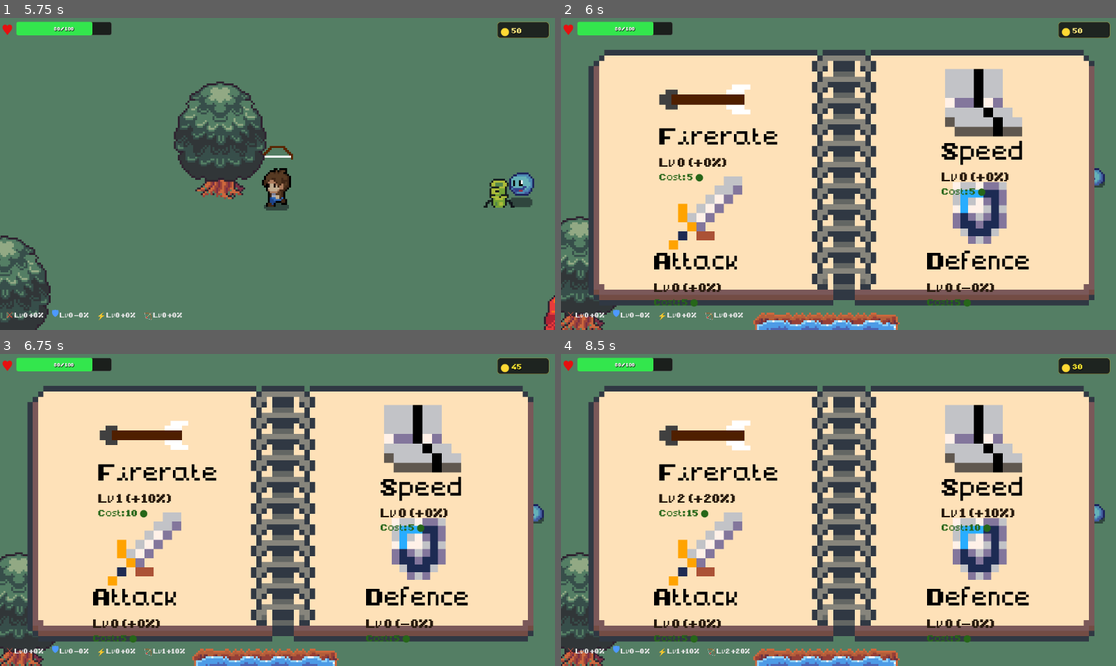
Above: before the commit, frames 1-4 (two rows, left to right).
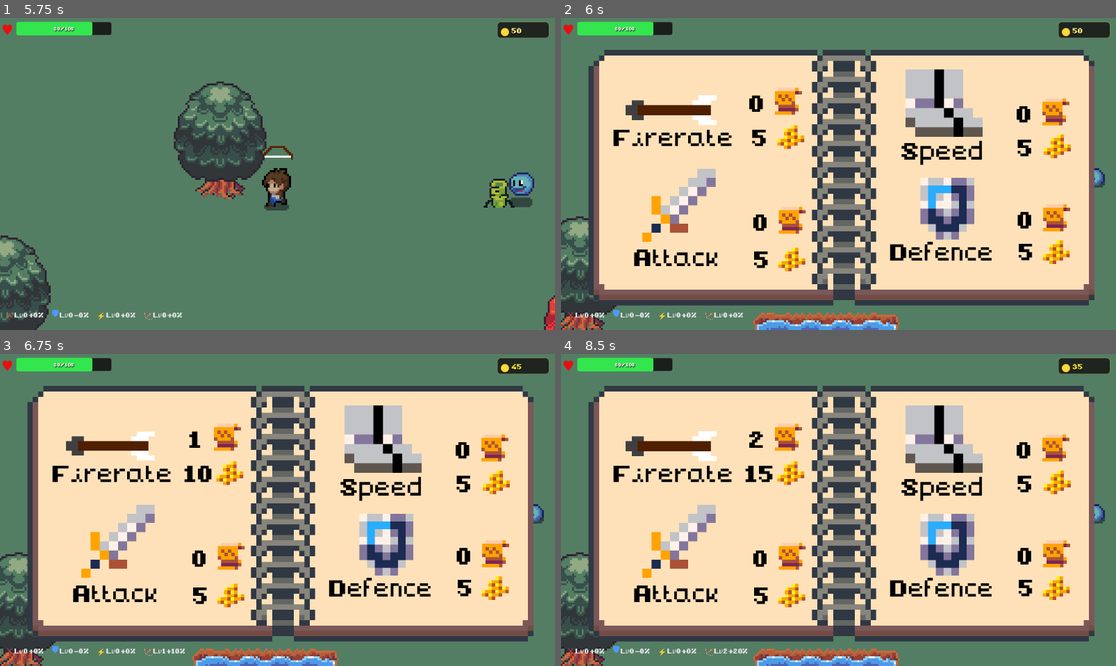
Above: after the commit, the same moments.

Repository: Alex1337F/INDAProject
Game: Godot game, scene res://scenes/class_select.tscn
The game is run twice, just before and just after one commit, with the same random seed, the same clock (stepped at 60 frames per second) and the same inputs.
Inputs (mouse positions are in pixels of both pictures, inside the frame that each line leads up to):
- Up to frame 1 (5.75 s): click "Archer" at 0.5 s; tap Enter at 1.25 s; move the mouse to (399, 158) at 1.27 s; hold D (walk-right) 1.28-2.03 s; hold Down (aim-down) 1.28-2.03 s; move the mouse to (166, 189) at 2.02 s; hold S (walk-backwards) 2.03-2.78 s; tap Left (aim-left) at 2.1 s; move the mouse to (333, 105) at 2.77 s; hold D (walk-right) 2.78-3.53 s; hold Right (aim-right) 2.78-3.53 s; move the mouse to (249, 236) at 3.52 s; hold W (walk-forward) 3.53-4.28 s; tap Up (aim-up) at 3.6 s; move the mouse to (444, 220) at 4.27 s; hold A (walk-left) from 4.28 s (still down); tap Shift (dash) at 4.35 s; move the mouse to (111, 127) at 5.02 s; tap P at 5.1 s
- Up to frame 2 (6 s): move the mouse to (866, 174) at 5.77 s; release A (walk-left) at 5.78 s; hold S (walk-backwards) from 5.78 s (still down); tap G at 5.85 s
- Up to frame 3 (6.75 s): release S (walk-backwards) at 6.5 s; click (144, 432) at 6.52 s
- Up to frame 4 (8.5 s): click (672, 441) at 7.27 s; click (982, 438) at 8.02 s

Frame 1 is identical in both runs. In frame 2, 16% of the frame differs, in the area x 9-92%, y 16-93%; in frame 3, 16%; in frame 4, 17%, in the area x 9-94%, y 3-97%.

Commit message:
Added icons and better labels to the upgrade-screen. Fixes #19

Diff:
--- a/scenes/Upgrades.tscn
+++ b/scenes/Upgrades.tscn
@@ -24,24 +24,22 @@
 metadata/_edit_lock_ = true
 
 [node name="FirerateIcon" type="Sprite2D" parent="." unique_id=43292032]
-position = Vector2(305, 158.99998)
+position = Vector2(235, 180.99998)
 scale = Vector2(12.609374, 10.359373)
 texture = ExtResource("2_hunyf")
 
 [node name="FirerateLabel" type="Label" parent="." unique_id=1575927015]
 layout_mode = 0
-offset_left = 204.0
-offset_top = 207.0
-offset_right = 405.73914
-offset_bottom = 323.0
+offset_left = 109.0
+offset_top = 210.0
+offset_right = 359.0
+offset_bottom = 326.0
 theme_override_colors/font_color = Color(0, 0, 0, 1)
 theme_override_font_sizes/font_size = 50
 text = "Firerate"
 
-[node name="Sprite2D3" type="Sprite2D" parent="." unique_id=1985836709]
-
-[node name="IronchestsRpgItemsPico8TransparentbgV1" type="Sprite2D" parent="." unique_id=1750308070]
-position = Vector2(877, 176)
+[node name="SpeedIcon" type="Sprite2D" parent="." unique_id=1750308070]
+position = Vector2(795, 177)
 scale = Vector2(20.035725, 20.035725)
 texture = ExtResource("3_hunyf")
 region_enabled = true
@@ -49,16 +47,16 @@
 
 [node name="SpeedLabel" type="Label" parent="." unique_id=887218827]
 layout_mode = 0
-offset_left = 790.0
+offset_left = 707.0
 offset_top = 238.0
-offset_right = 1040.0
+offset_right = 957.0
 offset_bottom = 354.0
 theme_override_colors/font_color = Color(0, 0, 0, 1)
 theme_override_font_sizes/font_size = 50
 text = "Speed"
 
 [node name="AttackIcon" type="Sprite2D" parent="." unique_id=2022359036]
-position = Vector2(300.00003, 405.00003)
+position = Vector2(245, 389.00003)
 scale = Vector2(19.000002, 19.000002)
 texture = ExtResource("3_hunyf")
 region_enabled = true
@@ -66,16 +64,16 @@
 
 [node name="AttackLabel" type="Label" parent="." unique_id=1578522837]
 layout_mode = 0
-offset_left = 193.0
-offset_top = 466.0
-offset_right = 560.0
-offset_bottom = 582.0
+offset_left = 152.0
+offset_top = 459.0
+offset_right = 519.0
+offset_bottom = 575.0
 theme_override_colors/font_color = Color(0, 0, 0, 1)
 theme_override_font_sizes/font_size = 50
 text = "Attack"
 
 [node name="DefenceIcon" type="Sprite2D" parent="." unique_id=502586623]
-position = Vector2(868.99994, 405)
+position = Vector2(801.99994, 395.99997)
 scale = Vector2(16.071428, 16.07143)
 texture = ExtResource("3_hunyf")
 region_enabled = true
@@ -83,10 +81,158 @@
 
 [node name="DefenceLabel" type="Label" parent="." unique_id=1935607745]
 layout_mode = 0
-offset_left = 760.0
-offset_top = 466.0
-offset_right = 1127.0
-offset_bottom = 582.0
+offset_left = 683.0
+offset_top = 448.0
+offset_right = 1050.0
+offset_bottom = 564.0
 theme_override_colors/font_color = Color(0, 0, 0, 1)
 theme_override_font_sizes/font_size = 50
 text = "Defence"
+
+[node name="AttackPrice" type="Label" parent="." unique_id=1702535498]
+layout_mode = 0
+offset_left = 387.0
+offset_top = 463.0
+offset_right = 448.0
+offset_bottom = 579.0
+theme_override_colors/font_color = Color(0, 0, 0, 1)
+theme_override_font_sizes/font_size = 50
+text = "10"
+horizontal_alignment = 1
+
+[node name="FireratePrice" type="Label" parent="." unique_id=362562126]
+layout_mode = 0
+offset_left = 383.0
+offset_top = 210.0
+offset_right = 444.0
+offset_bottom = 326.0
+theme_override_colors/font_color = Color(0, 0, 0, 1)
+theme_override_font_sizes/font_size = 50
+text = "10"
+horizontal_alignment = 1
+
+[node name="SpeedPrice" type="Label" parent="." unique_id=1624365921]
+layout_mode = 0
+offset_left = 934.0
+offset_top = 231.0
+offset_right = 995.0
+offset_bottom = 347.0
+theme_override_colors/font_color = Color(0, 0, 0, 1)
+theme_override_font_sizes/font_size = 50
+text = "10"
+horizontal_alignment = 1
+
+[node name="DefencePrice" type="Label" parent="." unique_id=2125497819]
+layout_mode = 0
+offset_left = 936.0
+offset_top = 447.0
+offset_right = 997.0
+offset_bottom = 563.0
+theme_override_colors/font_color = Color(0, 0, 0, 1)
+theme_override_font_sizes/font_size = 50
+text = "10"
+horizontal_alignment = 1
+
+[node name="AttackLevel" type="Label" parent="." unique_id=528198213]
+layout_mode = 0
+offset_left = 385.0
+offset_top = 386.0
+offset_right = 446.0
+offset_bottom = 525.0
+theme_override_colors/font_color = Color(0, 0, 0, 1)
+theme_override_font_sizes/font_size = 50
+text = "0
+"
+horizontal_alignment = 1
+
+[node name="AttackLevelIcon" type="Sprite2D" parent="." unique_id=1230216194]
+position = Vector2(479.99997, 420)
+scale = Vector2(7, 7)
+texture = ExtResource("3_hunyf")
+region_enabled = true
+region_rect = Rect2(376, 560, 8, 8)
+
+[node name="FirerateLevel" type="Label" parent="." unique_id=1496433550]
+layout_mode = 0
+offset_left = 377.0
+offset_top = 139.0
+offset_right = 438.0
+offset_bottom = 278.0
+theme_override_colors/font_color = Color(0, 0, 0, 1)
+theme_override_font_sizes/font_size = 50
+text = "0
+"
+horizontal_alignment = 1
+
+[node name="FirerateLevelIcon" type="Sprite2D" parent="." unique_id=1094568499]
+position = Vector2(471.99997, 173.00002)
+scale = Vector2(7, 7)
+texture = ExtResource("3_hunyf")
+region_enabled = true
+region_rect = Rect2(376, 560, 8, 8)
+
+[node name="SpeedLevel" type="Label" parent="." unique_id=1739495489]
+layout_mode = 0
+offset_left = 932.0
+offset_top = 161.0
+offset_right = 993.0
+offset_bottom = 300.0
+theme_override_colors/font_color = Color(0, 0, 0, 1)
+theme_override_font_sizes/font_size = 50
+text = "0
+"
+horizontal_alignment = 1
+
+[node name="SpeedLevelIcon" type="Sprite2D" parent="." unique_id=996399391]
+position = Vector2(1026.9999, 195.00002)
+scale = Vector2(7, 7)
+texture = ExtResource("3_hunyf")
+region_enabled = true
+region_rect = Rect2(376, 560, 8, 8)
+
+[node name="DefenceLevel" type="Label" parent="." unique_id=1011279001]
+layout_mode = 0
+offset_left = 934.0
+offset_top = 381.0
+offset_right = 995.0
+offset_bottom = 520.0
+theme_override_colors/font_color = Color(0, 0, 0, 1)
+theme_override_font_sizes/font_size = 50
+text = "0
+"
+horizontal_alignment = 1
+
+[node name="DefenceLevelIcon" type="Sprite2D" parent="." unique_id=1045866610]
+position = Vector2(1028.9999, 415)
+scale = Vector2(7, 7)
+texture = ExtResource("3_hunyf")
+region_enabled = true
+region_rect = Rect2(376, 560, 8, 8)
+
+[node name="AttackCoin" type="Sprite2D" parent="." unique_id=1747867762]
+position = Vector2(479, 502.00003)
+scale = Vector2(7, 7)
+texture = ExtResource("3_hunyf")
+region_enabled = true
+region_rect = Rect2(360, 633, 8, 7)
+
+[node name="DefenceCoin" type="Sprite2D" parent="." unique_id=429261808]
+position = Vector2(1028, 487)
+scale = Vector2(7, 7)
+texture = ExtResource("3_hunyf")
+region_enabled = true
+region_rect = Rect2(360, 633, 8, 7)
+
+[node name="SpeedCoin" type="Sprite2D" parent="." unique_id=278779260]
+position = Vector2(1030, 267)
+scale = Vector2(7, 7)
+texture = ExtResource("3_hunyf")
+region_enabled = true
+region_rect = Rect2(360, 633, 8, 7)
+
+[node name="FirerateCoin" type="Sprite2D" parent="." unique_id=1937482131]
+position = Vector2(477, 248)
+scale = Vector2(7, 7)
+texture = ExtResource("3_hunyf")
+region_enabled = true
+region_rect = Rect2(360, 633, 8, 7)
--- a/scripts/upgrades.gd
+++ b/scripts/upgrades.gd
@@ -1,61 +1,46 @@
 extends Control
 
-# Existing labels from the scene
-@onready var firerate_label: Label = $FirerateLabel
-@onready var speed_label: Label    = $SpeedLabel
-@onready var attack_label: Label   = $AttackLabel
-@onready var defence_label: Label  = $DefenceLabel
+# Icons (for hover/click animations)
+@onready var _icons: Dictionary = {
+	"firerate": $FirerateIcon,
+	"speed": $SpeedIcon,
+	"attack": $AttackIcon,
+	"defence": $DefenceIcon,
+}
 
-# Icon sprites from the scene
-@onready var firerate_icon: Sprite2D = $FirerateIcon
-@onready var speed_icon: Sprite2D    = $IronchestsRpgItemsPico8TransparentbgV1
-@onready var attack_icon: Sprite2D   = $AttackIcon
-@onready var defence_icon: Sprite2D  = $DefenceIcon
+# Price labels (the "10" next to the coin)
+@onready var _price_labels: Dictionary = {
+	"firerate": $FireratePrice,
+	"speed": $SpeedPrice,
+	"attack": $AttackPrice,
+	"defence": $DefencePrice,
+}
 
-var _level_labels: Dictionary = {}   # stat → Label
-var _cost_labels: Dictionary = {}    # stat → Label
-var _icon_buttons: Dictionary = {}   # stat → Button
-var _icons: Dictionary = {}          # stat → Sprite2D
-var _icon_base_scales: Dictionary = {}  # stat → original scale
+# Level labels (the "0" showing current level)
+@onready var _level_labels: Dictionary = {
+	"firerate": $FirerateLevel,
+	"speed": $SpeedLevel,
+	"attack": $AttackLevel,
+	"defence": $DefenceLevel,
+}
 
-# Map stat → icon position (center), used for placing labels below icons
-const LABEL_OFFSETS = {
-	"firerate": Vector2(204, 280),
-	"speed":    Vector2(790, 310),
-	"attack":   Vector2(193, 540),
-	"defence":  Vector2(760, 540),
-}
+var _icon_buttons: Dictionary = {}
+var _icon_base_scales: Dictionary = {}
 
 func _ready() -> void:
 	visible = false
 	process_mode = Node.PROCESS_MODE_ALWAYS
 
-	# Keep original labels as just the stat name
-	firerate_label.text = "Firerate"
-	speed_label.text = "Speed"
-	attack_label.text = "Attack"
-	defence_label.text = "Defence"
-
-	# Map stats to their icons
-	_icons = {
-		"firerate": firerate_icon,
-		"speed":    speed_icon,
-		"attack":   attack_icon,
-		"defence":  defence_icon,
-	}
-
-	# Save original scales for hover animation
+	# Save original icon scales for hover animation
 	for stat in _icons:
 		_icon_base_scales[stat] = _icons[stat].scale
 
-	# Create clickable overlay + labels for each stat
+	# Create invisible clickable buttons over each icon
 	for stat in _icons:
 		var icon: Sprite2D = _icons[stat]
 		var base_scale: Vector2 = _icon_base_scales[stat]
 
-		# --- Invisible button over the icon ---
 		var btn = Button.new()
-		# Calculate icon pixel size on screen
 		var tex = icon.texture
 		var region_size: Vector2
 		if icon.region_enabled:
@@ -65,9 +50,8 @@
 		var icon_screen_size = region_size * base_scale
 		btn.custom_minimum_size = icon_screen_size
 		btn.size = icon_screen_size
-		# Position: icon.position is center, button uses top-left
 		btn.position = icon.position - icon_screen_size / 2.0
-		# Make the button fully transparent
+
 		var empty_style = StyleBoxFlat.new()
 		empty_style.bg_color = Color(0, 0, 0, 0)
 		empty_style.set_border_width_all(0)
@@ -75,28 +59,12 @@
 			btn.add_theme_stylebox_override(style_name, empty_style)
 		btn.flat = true
 		btn.mouse_default_cursor_shape = Control.CURSOR_POINTING_HAND
-		# Connect signals
+
 		btn.pressed.connect(_on_upgrade_pressed.bind(stat))
 		btn.mouse_entered.connect(_on_icon_hover.bind(stat, true))
 		btn.mouse_exited.connect(_on_icon_hover.bind(stat, false))
 		add_child(btn)
 		_icon_buttons[stat] = btn
-
-		# --- Level label below the stat name ---
-		var lbl = Label.new()
-		lbl.add_theme_font_size_override("font_size", 26)
-		lbl.add_theme_color_override("font_color", Color(0.15, 0.1, 0.05))
-		lbl.position = LABEL_OFFSETS[stat]
-		add_child(lbl)
-		_level_labels[stat] = lbl
-
-		# --- Cost label below the level ---
-		var cost_lbl = Label.new()
-		cost_lbl.add_theme_font_size_override("font_size", 20)
-		cost_lbl.add_theme_color_override("font_color", Color(0.35, 0.25, 0.1))
-		cost_lbl.position = LABEL_OFFSETS[stat] + Vector2(0, 34)
-		add_child(cost_lbl)
-		_cost_labels[stat] = cost_lbl
 
 	GameState.upgrades_changed.connect(_refresh_ui)
 	GameState.coins_changed.connect(func(_c): _refresh_ui())
@@ -134,34 +102,21 @@
 func _refresh_ui() -> void:
 	for stat in _icons:
 		var level = GameState.upgrade_levels[stat]
-		var pct = level * 10
 
-		# Level text
-		var lbl = _level_labels[stat]
-		if stat == "defence":
-			lbl.text = "Lv %d  (-%d%%)" % [level, pct]
+		# Update level label
+		_level_labels[stat].text = str(level)
+
+		# Update price label
+		if level >= GameState.MAX_UPGRADE_LEVEL:
+			_price_labels[stat].text = "MAX"
 		else:
-			lbl.text = "Lv %d  (+%d%%)" % [level, pct]
-
-		# Cost text
-		var cost_lbl = _cost_labels[stat]
-		if level >= GameState.MAX_UPGRADE_LEVEL:
-			cost_lbl.text = "MAXED"
-			cost_lbl.add_theme_color_override("font_color", Color(0.6, 0.45, 0.1))
-		else:
-			var cost = GameState.get_upgrade_cost(stat)
-			if GameState.coins >= cost:
-				cost_lbl.text = "Cost: %d ●" % cost
-				cost_lbl.add_theme_color_override("font_color", Color(0.15, 0.4, 0.1))
-			else:
-				cost_lbl.text = "Cost: %d ●" % cost
-				cost_lbl.add_theme_color_override("font_color", Color(0.5, 0.2, 0.1))
+			_price_labels[stat].text = str(GameState.get_upgrade_cost(stat))
 
 		# Dim the icon if can't afford or maxed
 		var icon = _icons[stat]
 		if level >= GameState.MAX_UPGRADE_LEVEL:
-			icon.modulate = Color(1.0, 0.9, 0.4)  # Golden tint for maxed
+			icon.modulate = Color(1.0, 0.9, 0.4) # Golden tint for maxed
 		elif GameState.coins < GameState.get_upgrade_cost(stat):
-			icon.modulate = Color(0.5, 0.5, 0.5)  # Grey out if too expensive
+			icon.modulate = Color(0.5, 0.5, 0.5) # Grey out if too expensive
 		else:
-			icon.modulate = Color.WHITE  # Normal
+			icon.modulate = Color.WHITE
Not shown: 1 places in scenes/Upgrades.tscn that only renumber resources
